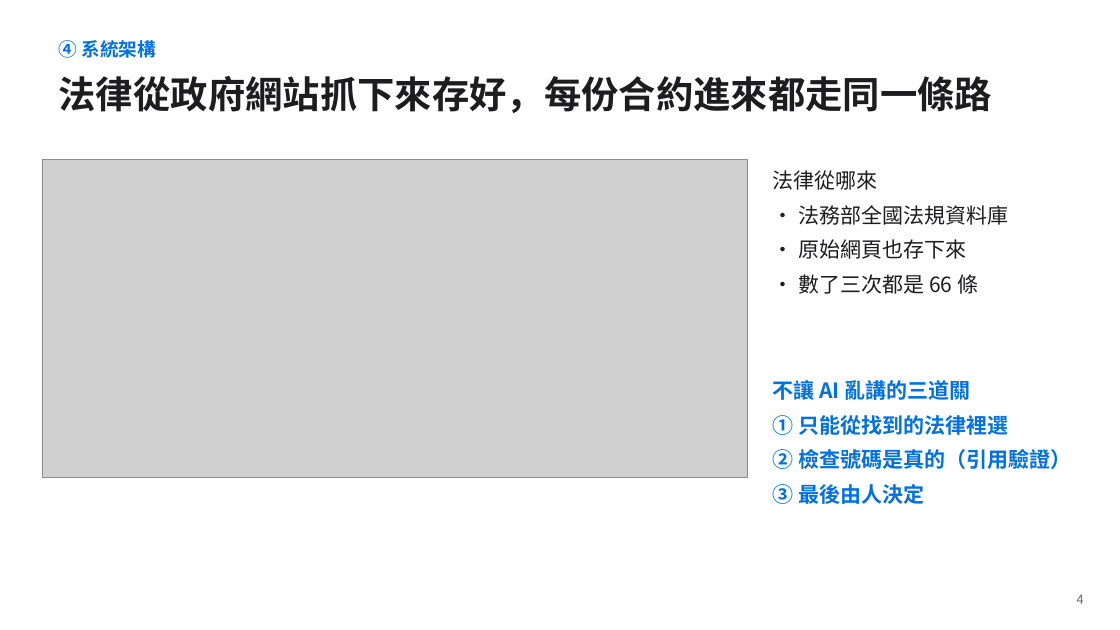
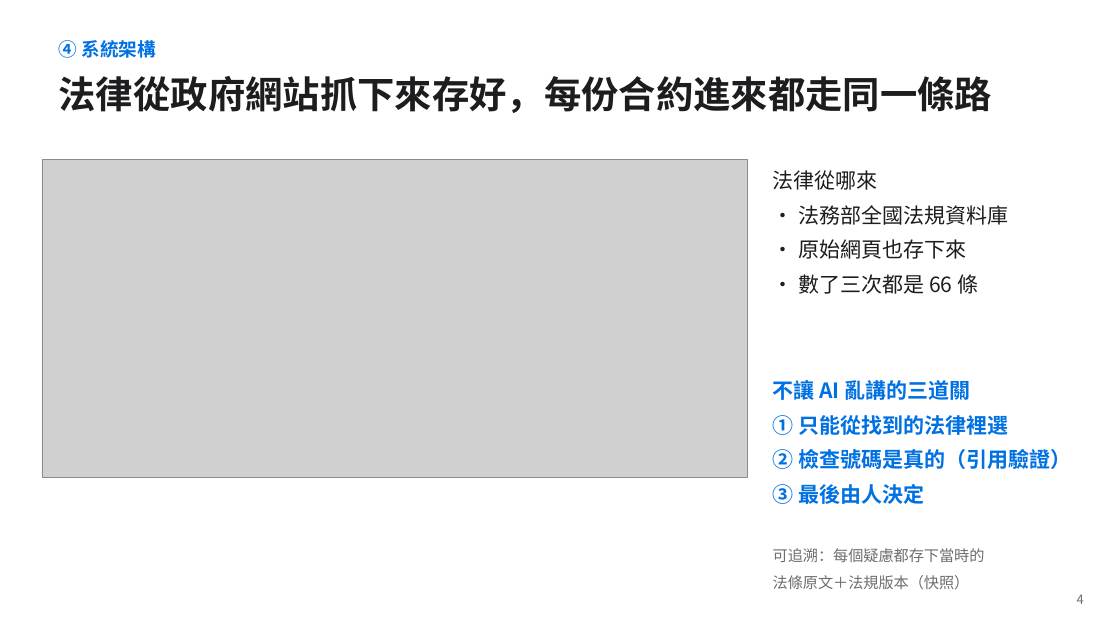
Before and after one commit to jaylooloomi/contract-check, a slide deck: slide 7 of docs/deck/合約外規檢查_簡報_v4.pptx. Drawn at 1120x630 pixels with LibreOffice and Linux fonts; fonts in the diff are those of the drawing; grey boxes stand for pictures. Boxes give left, top, right and bottom in pixels: in the first picture for what was removed or moved away, otherwise in the second. Text is boxed around its words. In the diff, an @@ line names an element or a change of style, - is before the commit and + after.

```diff
--- a/docs/deck/合約外規檢查_簡報_v4.pptx
+++ b/docs/deck/合約外規檢查_簡報_v4.pptx
@@ text added at box(773, 548, 985, 589), 13 pt, text #6E6E73 @@
+可追溯：每個疑慮都存下當時的
+法條原文＋法規版本（快照）
```
Also in this commit, not shown: 1 slide added, 19 other files.
